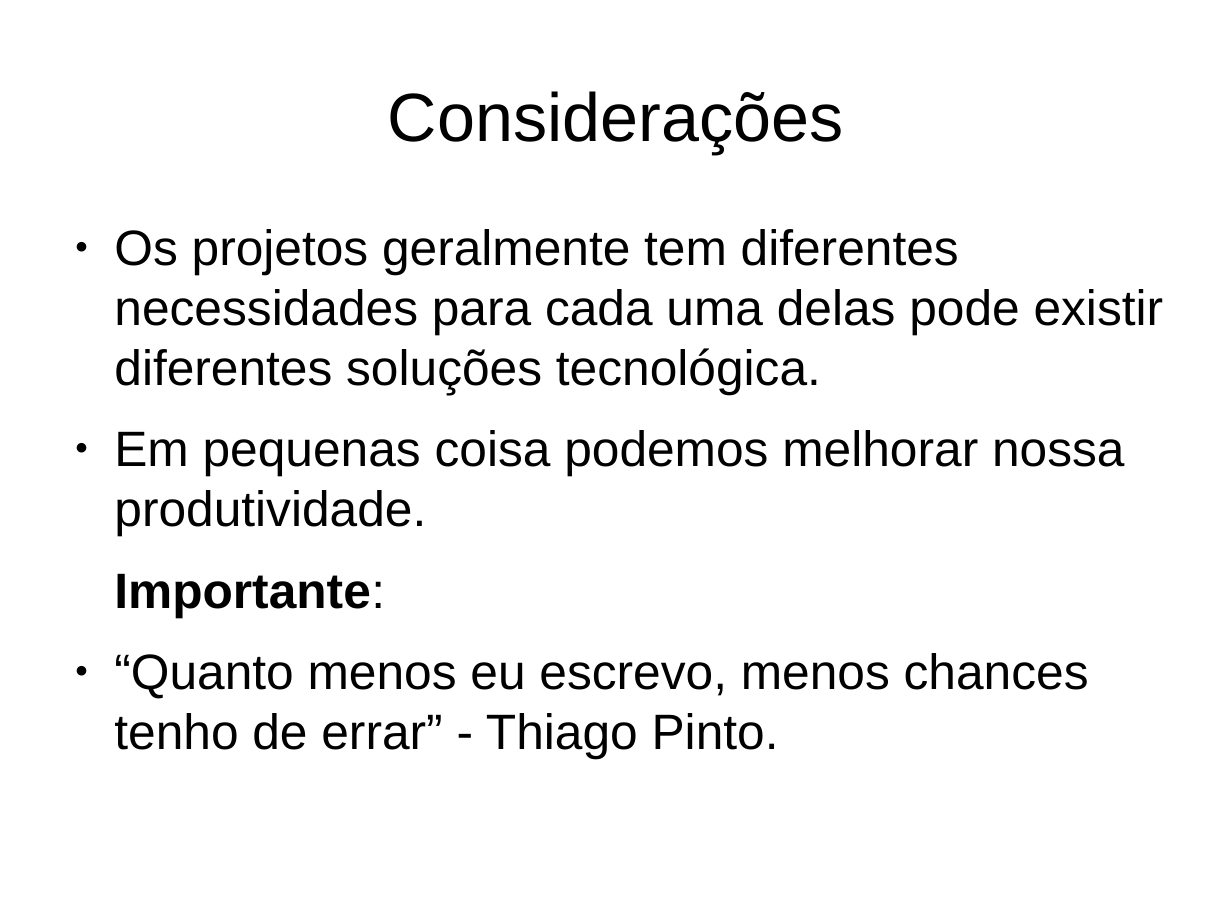
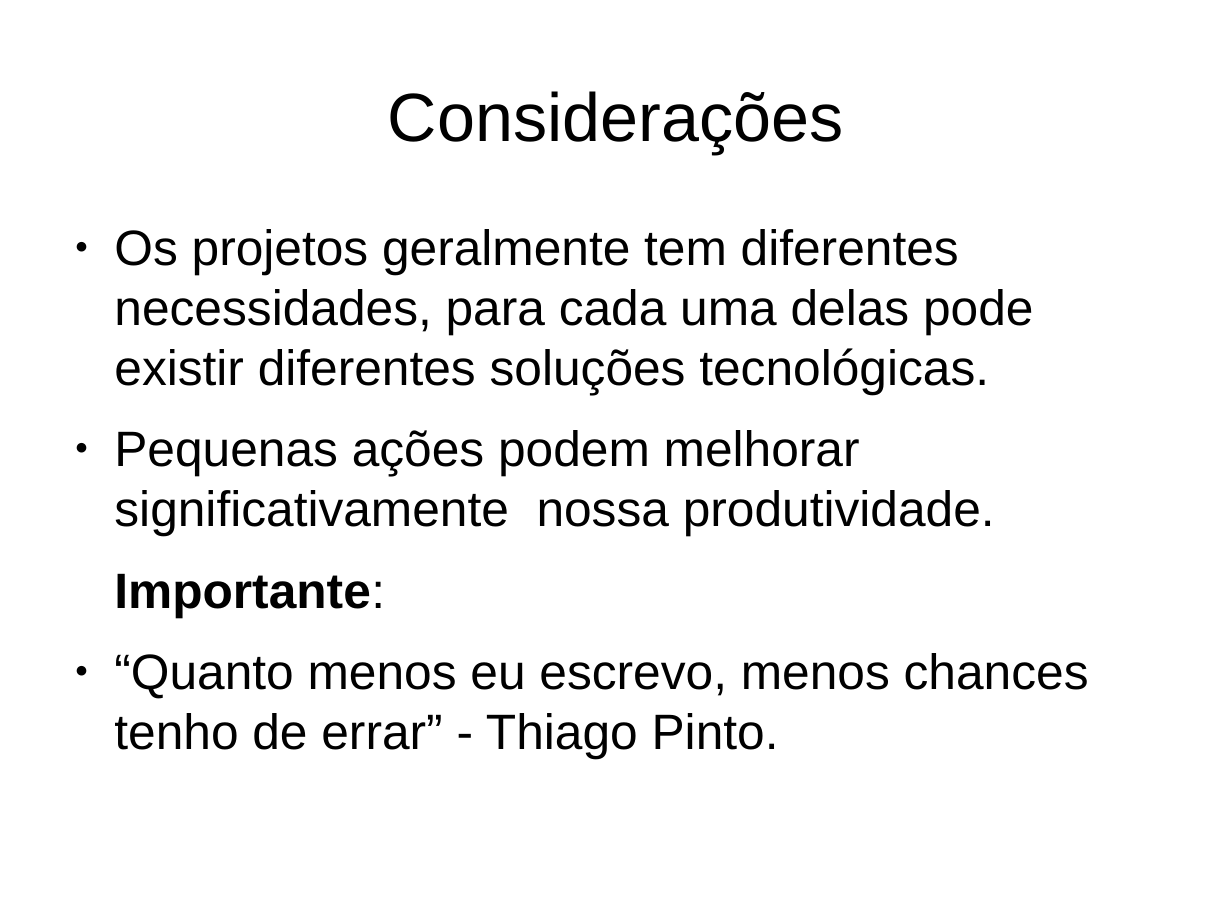
Before and after one commit to gitter-badger/lab-groovy, a slide deck: slide 31 of press/groovy_intro.odp. Drawn at 1232x924 pixels with LibreOffice and Linux fonts; fonts in the diff are those of the drawing. Boxes give left, top, right and bottom in pixels: in the first picture for what was removed or moved away, otherwise in the second. Text is boxed around its words. In the diff, an @@ line names an element or a change of style, - is before the commit and + after.

Commit message:
correções na apresentação

```diff
--- a/press/groovy_intro.odp
+++ b/press/groovy_intro.odp
@@ text at [114,229,1033,535]: text changed @@
-● Os projetos geralmente tem diferentes necessidades para cada uma delas pode existir diferentes soluções tecnológica.
-● Em pequenas coisa podemos melhorar nossa produtividade.
+● Os projetos geralmente tem diferentes necessidades, para cada uma delas pode existir diferentes soluções tecnológicas.
+● Pequenas ações podem melhorar significativamente nossa produtividade.
```
Also in this commit, not shown: 3 other files.
